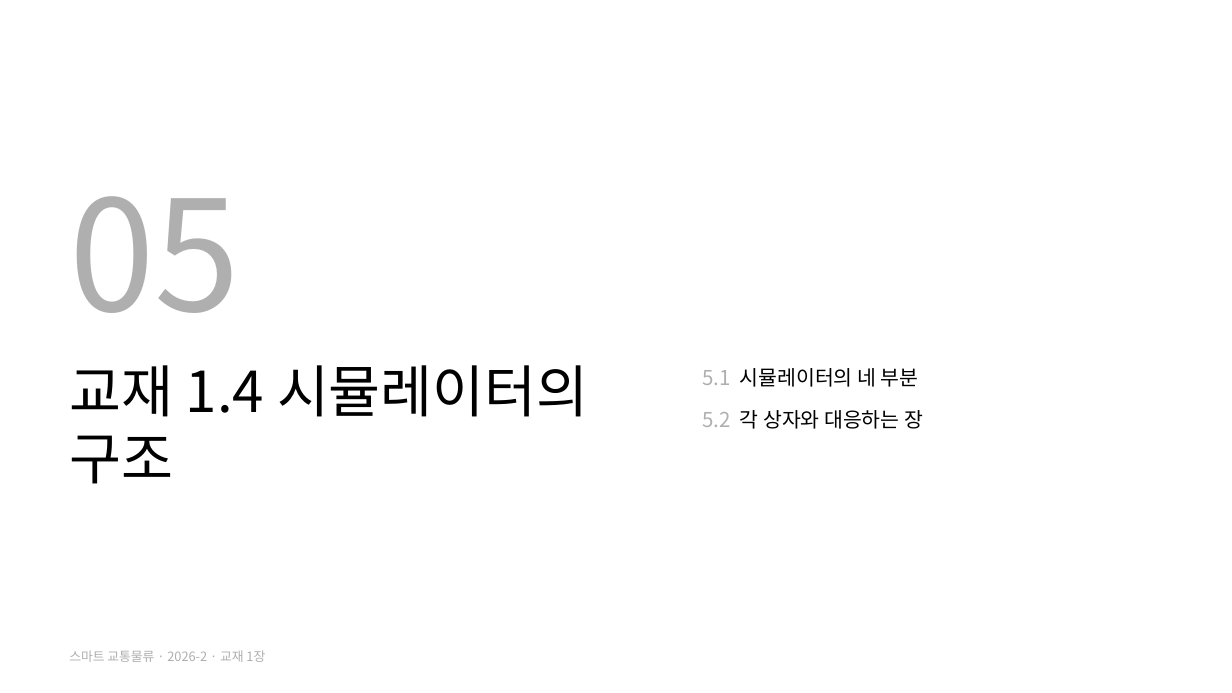
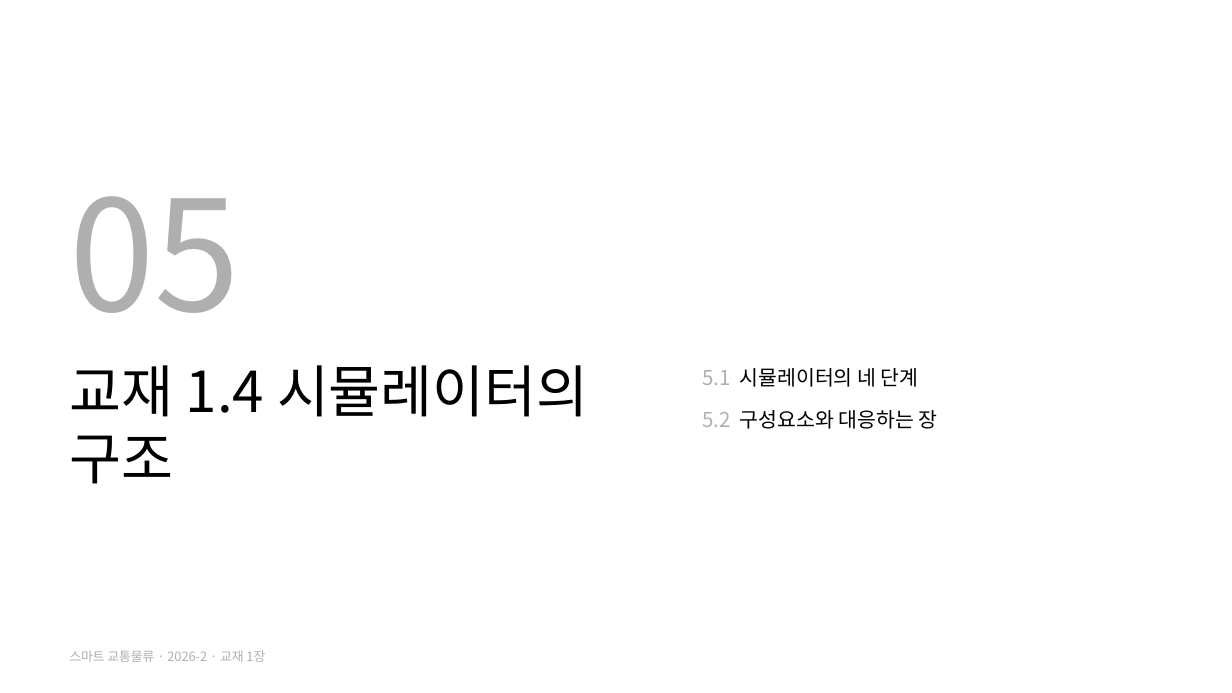
Before and after one commit to jihoyeo/smart-transport-logistics, a slide deck: slide 15 of slides/week01/ch01_why.pptx. Drawn at 1232x693 pixels with LibreOffice and Linux fonts; fonts in the diff are those of the drawing. Boxes give left, top, right and bottom in pixels: in the first picture for what was removed or moved away, otherwise in the second. Text is boxed around its words. In the diff, an @@ line names an element or a change of style, - is before the commit and + after.

```diff
--- a/slides/week01/ch01_why.pptx
+++ b/slides/week01/ch01_why.pptx
@@ text at <box>702,368,937,429</box>: text changed @@
-5.1 시뮬레이터의 네 부분
-5.2 각 상자와 대응하는 장
+5.1 시뮬레이터의 네 단계
+5.2 구성요소와 대응하는 장
```
Also in this commit, not shown: 14 other slides changed, 1 other file.
